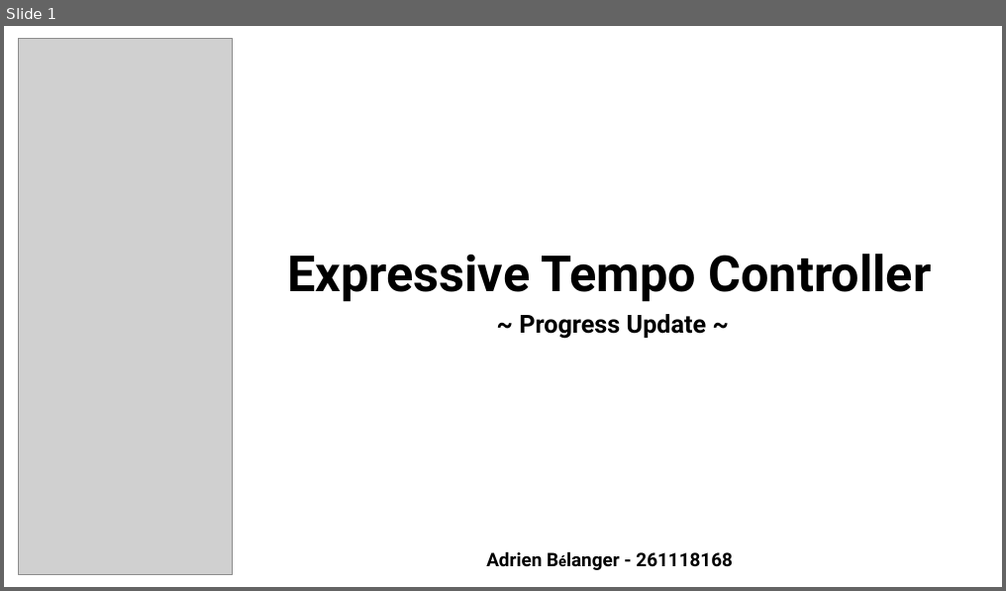
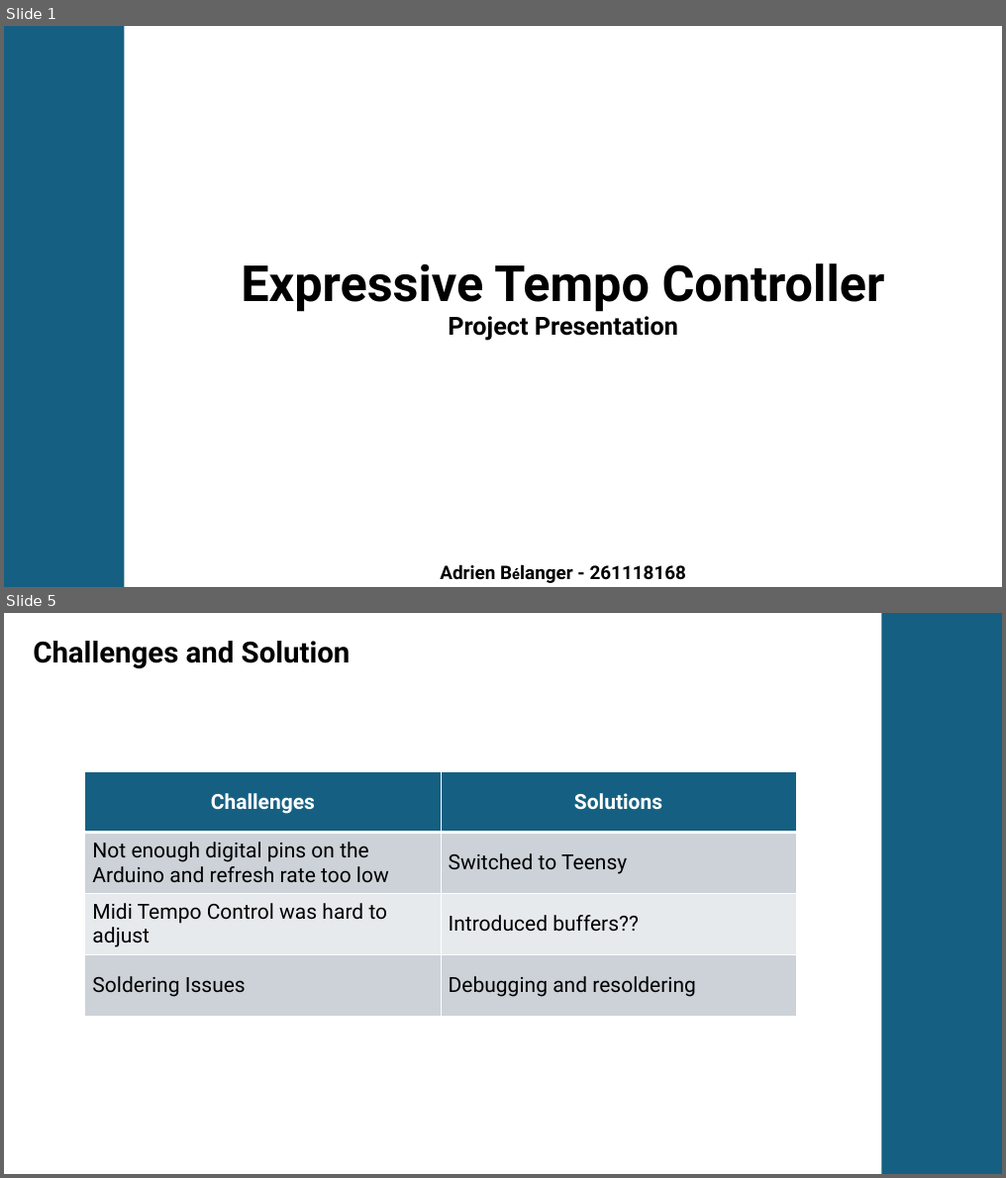
Before and after one commit to AdrienBelanger/306-Project, a slide deck: Presentation/Final Presentation.pptx. Shown one above the other, each under a label of ours: slide 1 before the commit, slides 1 and 5 after it; the slides between them are not shown. The pictures are 1006x591 and 1006x1178 pixels, drawn with LibreOffice and Linux fonts; fonts in the diff are those of the drawing; grey boxes stand for pictures. Boxes give left, top, right and bottom in pixels: in the first picture for what was removed or moved away, otherwise in the second. Text is boxed around its words. In the diff, an @@ line names an element or a change of style, - is before the commit and + after.

```diff
--- a/Presentation/Final Presentation.pptx
+++ b/Presentation/Final Presentation.pptx
@@ slide 5 added at [4,613,1002,1174], background #FFFFFF @@
@@ text added at [33,641,350,668], 28 pt, text #000000, bold @@
+Challenges and Solution
@@ rectangle added at [882,613,1002,1174], fill #156082 @@
@@ table added at [85,771,796,1017], 4 rows, 2 columns @@
+Challenges | Solutions
+Not enough digital pins on the Arduino and refresh rate too low | Switched to Teensy
+Midi Tempo Control was hard to adjust | Introduced buffers??
+Soldering Issues | Debugging and resoldering
@@ slide 1 changed as well @@
@@ rectangle added at [4,26,125,587], fill #156082 @@
@@ picture removed at [18,38,233,574] @@
@@ text "Expressive Tempo Controller": place and size @@
-text "Expressive Tempo Controller" at [287,254,931,302]
+text "Expressive Tempo Controller" at [241,264,885,312]
@@ text at [448,316,678,341]: text changed @@
-~ Progress Update ~
+Project Presentation
@@ text "Adrien Bélanger - 261118168": place and size @@
-text "Adrien Bélanger - 261118168" at [486,552,733,567]
+text "Adrien Bélanger - 261118168" at [440,565,687,580]
```
Also in this commit, not shown: 5 other slides added, 4 slides removed, 6 other files.
